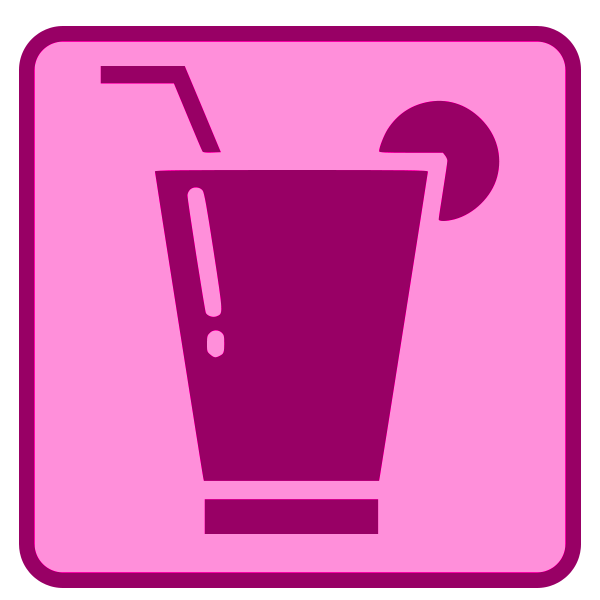
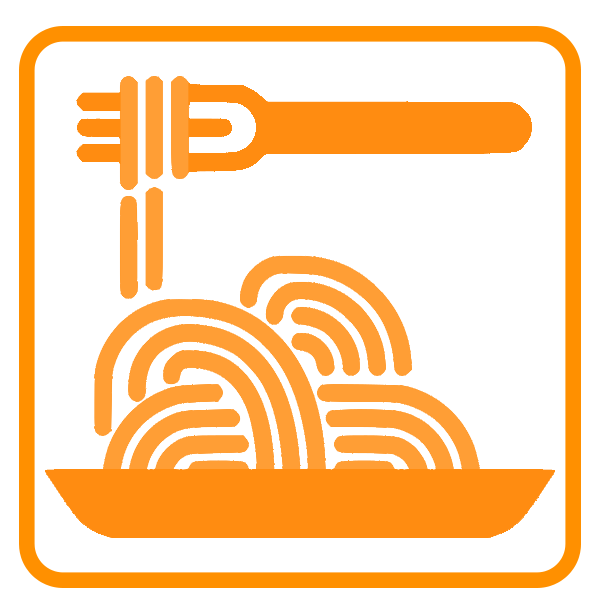
Layer changes from the first 600 × 600 image to the second:
added group "Influences" with 6 layers in group "Group 1" over [45, 76, 555, 538]
added layer "PngItem_1147142" in group "Influences" over [45, 76, 555, 538]
added group "Meals" with 5 layers in group "Group 1" over [65, 58, 535, 542]
added group "Types" with 7 layers in group "Group 1" over [19, 26, 581, 588]
hid "b8a8c05fa1688b9902f8a23dda6a2f94", moved it into group "Types" over [100, 66, 500, 534]
moved "Rounded Rectangle 1" out of group "Group 1", painted on it over [19, 26, 581, 588]
